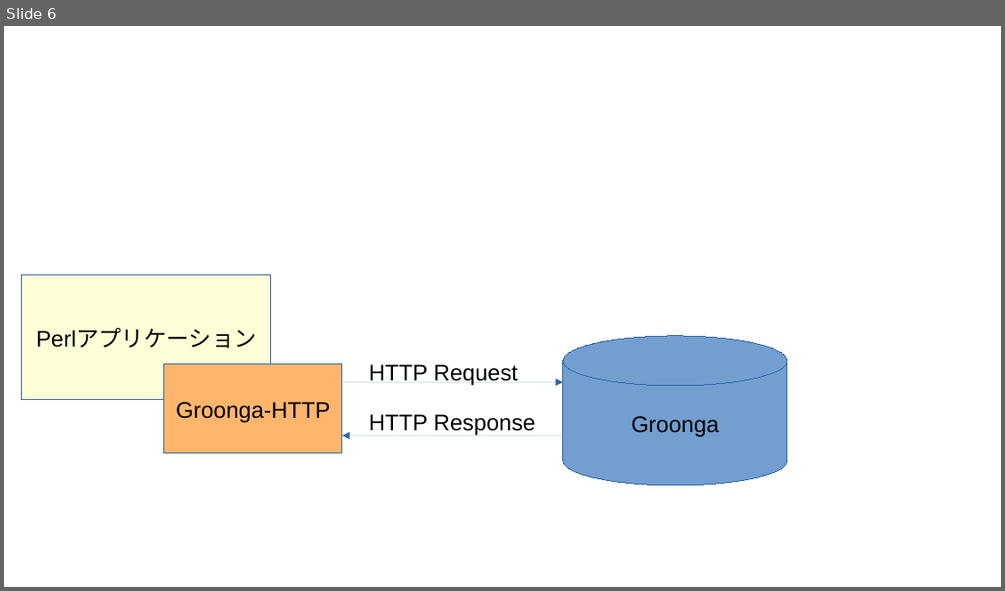
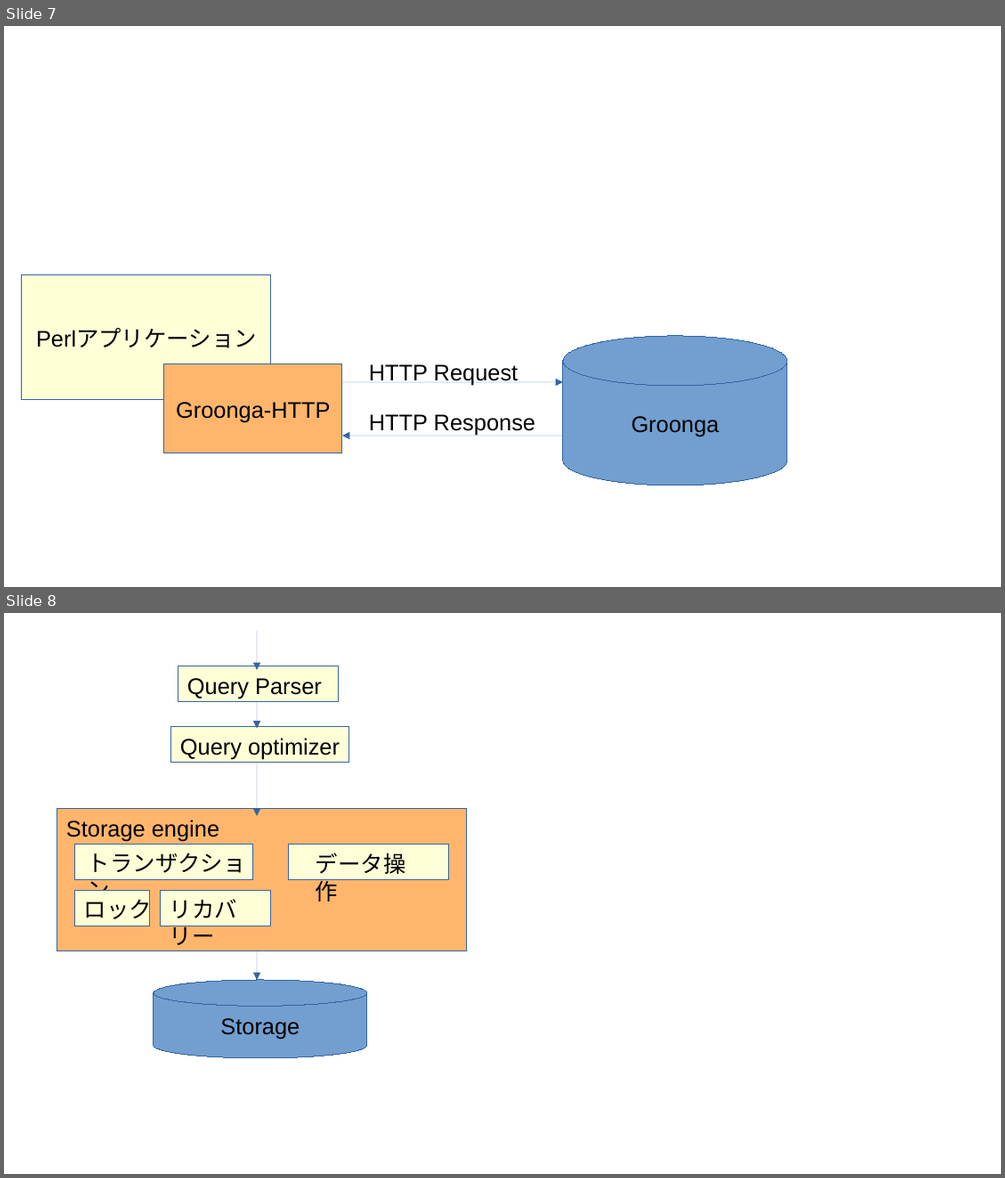
Before and after one commit to komainu8/rabbit-slide-komainu8-yapc-kyoto-2023, a slide deck: images/無題 1.odp. Shown one above the other, each under a label of ours: slide 6 before the commit, slides 7 and 8 after it. The pictures are 1005x591 and 1005x1178 pixels, drawn with LibreOffice and Linux fonts; fonts in the diff are those of the drawing. Boxes give left, top, right and bottom in pixels: in the first picture for what was removed or moved away, otherwise in the second. Text is boxed around its words. In the diff, an @@ line names an element or a change of style, - is before the commit and + after.

```diff
--- a/images/無題 1.odp
+++ b/images/無題 1.odp
@@ slide 8 added at (4, 613, 1001, 1174), background #FFFFFF @@
@@ arrow added from (258, 631) to (258, 670), #3465A4 0 pt @@
@@ rectangle added at (178, 666, 339, 702), fill #FFFFD7, outline #3465A4 0 pt @@
@@ text added at (187, 678, 322, 699), 18 pt, text #000000 @@
+Query Parser
@@ arrow added from (258, 702) to (258, 728), #3465A4 0 pt @@
@@ rectangle added at (171, 727, 349, 763), fill #FFFFD7, outline #3465A4 0 pt @@
@@ text added at (180, 738, 340, 760), 18 pt, text #000000 @@
+Query optimizer
@@ arrow added from (258, 763) to (258, 816), #3465A4 0 pt @@
@@ rectangle added at (57, 810, 467, 951), fill #FFB66C, outline #3465A4 0 pt @@
@@ text added at (66, 819, 219, 842), 18 pt, text #000000 @@
+Storage engine
@@ rectangle added at (75, 844, 254, 880), fill #FFFFD7, outline #3465A4 0 pt @@
@@ text added at (88, 852, 246, 904), 18 pt, text #000000 @@
+トランザクション
@@ rectangle added at (289, 844, 449, 880), fill #FFFFD7, outline #3465A4 0 pt @@
@@ text added at (316, 852, 406, 901), 18 pt, text #000000 @@
+データ操作
@@ rectangle added at (75, 891, 151, 926), fill #FFFFD7, outline #3465A4 0 pt @@
@@ text added at (84, 894, 152, 924), 18 pt, text #000000 @@
+ロック
@@ rectangle added at (161, 891, 271, 926), fill #FFFFD7, outline #3465A4 0 pt @@
@@ text added at (170, 899, 237, 945), 18 pt, text #000000 @@
+リカバリー
@@ arrow added from (258, 951) to (258, 981), #3465A4 0 pt @@
@@ cylinder added at (154, 981, 367, 1059), fill #729FCF, outline #3465A4 0 pt, 18 pt, text #000000 @@
+Storage
@@ what was slide 6 is now slide 7 @@
```
Also in this commit, not shown: 1 slide changed, 1 other slide added, 1 other file.
